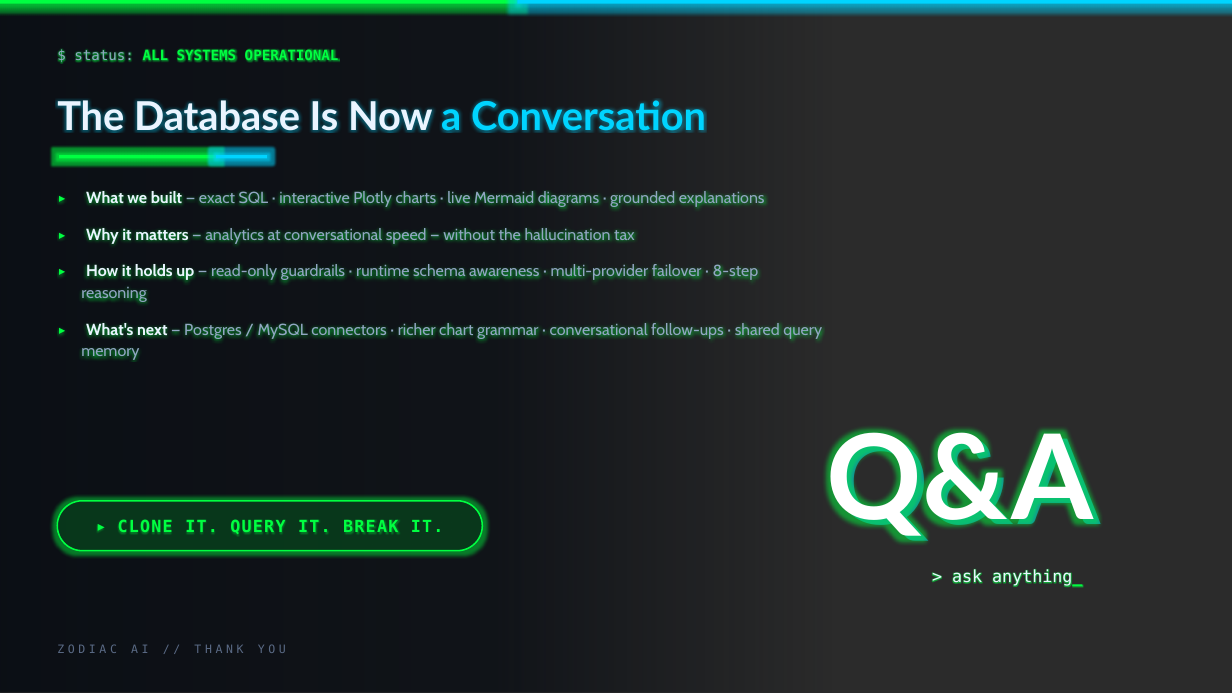
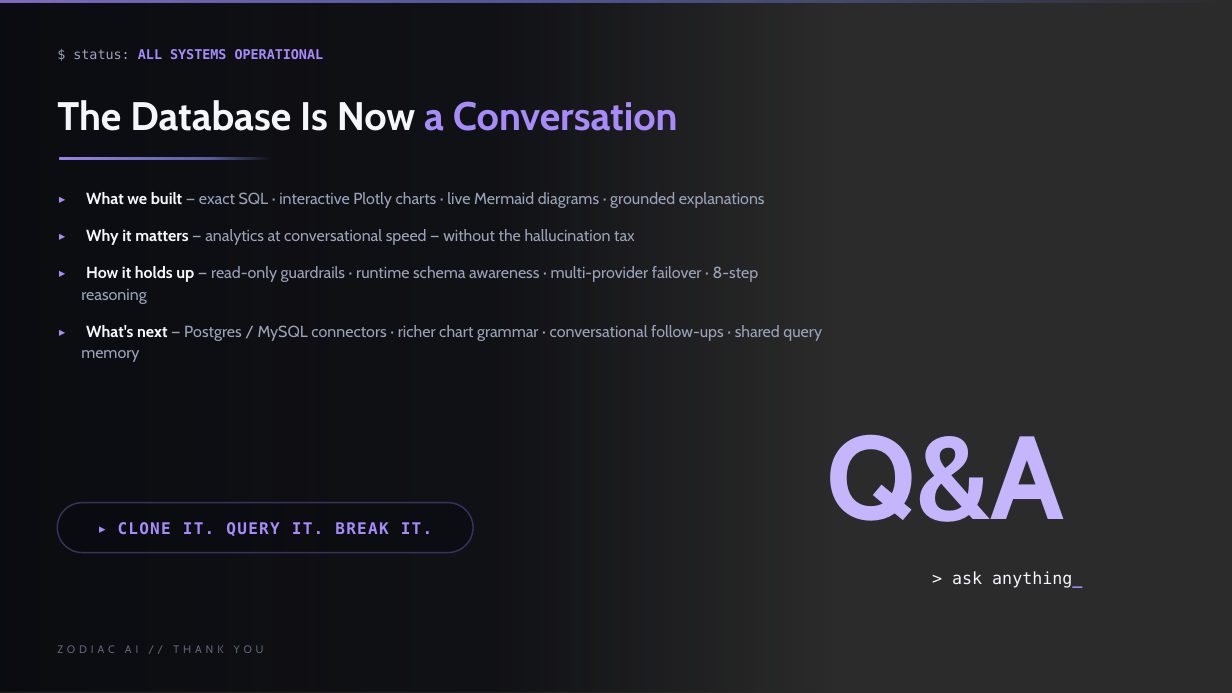
Before and after one commit to sachin20072909/Arduino-learning-journey.., a slide deck: slide 11 of Zodiac_AI_Pitch_Deck.pptx. Drawn at 1232x693 pixels with LibreOffice and Linux fonts; fonts in the diff are those of the drawing; background and template pictures are left out; a plain dark background stands for a picture behind light text. Boxes give left, top, right and bottom in pixels: in the first picture for what was removed or moved away, otherwise in the second. Text is boxed around its words. In the diff, an @@ line names an element or a change of style, - is before the commit and + after.

Commit message:
Re-theme deck: Midnight Aurora (Linear/Vercel-grade) — violet-indigo palette, gradient display text, hairline rules, refined restraint

```diff
--- a/Zodiac_AI_Pitch_Deck.pptx
+++ b/Zodiac_AI_Pitch_Deck.pptx
@@ rectangle at (x1=0, y1=0, x2=832, y2=693): fill gradient #0A0E14 to gradient #0A0B10 @@
@@ rectangle resized from (x1=0, y1=0, x2=518, y2=4) to (x1=0, y1=0, x2=1232, y2=3) @@
@@ rectangle at (x1=0, y1=0, x2=1232, y2=3): fill #00FF41 to gradient #A78BFA to #818CF8 @@
@@ rectangle removed at (x1=518, y1=0, x2=1232, y2=4) @@
@@ text "$ status: ALL SYSTEMS OPERATIONAL" at (x1=73, y1=49, x2=324, y2=59): size 11 to 10.5 pt; text colour #93A6C4 to #9AA3B8 in "$ status:"; text colour #00FF41 to #A78BFA in "ALL SYSTEMS OPERATIONAL" @@
@@ text "The Database Is Now a ..." at (x1=57, y1=100, x2=678, y2=131): font Lato to Cabin; text colour #EAF4FF to #F4F6FB in "The Database Is Now"; text colour #00D4FF to #A78BFA in "a Conversation" @@
@@ rectangle at (x1=59, y1=157, x2=272, y2=160): fill #00FF41 to gradient #A78BFA to #818CF8 @@
@@ rectangle resized from (x1=59, y1=155, x2=216, y2=158) to (x1=59, y1=157, x2=272, y2=160) @@
@@ rectangle removed at (x1=216, y1=155, x2=267, y2=158) @@
@@ text "▸ What we built — ..." at (x1=81, y1=192, x2=822, y2=362): text colour #00FF41 to #A78BFA in "▸", "▸", "▸", "▸"; text colour #EAF4FF to #F4F6FB in "What we built", "Why it matters", "How it holds up", "What's next"; text colour #93A6C4 to #9AA3B8 in "— exact SQL · interactive Plotly charts ...", "— analytics at conversational speed — without ...", "— read-only guardrails · runtime schema awareness ...", "— Postgres / MySQL connectors · richer ..." @@
@@ text "Q&A" at (x1=827, y1=434, x2=1065, y2=522): font Lato to Cabin, text colour #FFFFFF to gradient #FFFFFF to #C4B5FD to #818CF8 @@
@@ text removed at (x1=827, y1=417, x2=1094, y2=541) @@
-Q&A
@@ text "▸ CLONE IT. QUERY IT. ..." at (x1=118, y1=522, x2=432, y2=536): size 14 to 13 pt in "▸"; size 13 to 12.5 pt, text colour #00FF41 to #A78BFA @@
@@ rounded rectangle resized from (x1=57, y1=501, x2=482, y2=551) to (x1=57, y1=503, x2=473, y2=553) @@
@@ rounded rectangle at (x1=57, y1=503, x2=473, y2=553): fill #0A0E14 at 62% opacity to #0A0B10 at 60% opacity; outline #00FF41 1.2 pt to #3B3160 1.1 pt @@
@@ text "> ask anything_" at (x1=952, y1=571, x2=1082, y2=588): text colour #EAF4FF to #F4F6FB; text colour #00FF41 to #A78BFA in "anything_" @@
@@ text "ZODIAC AI // THANK YOU" at (x1=57, y1=645, x2=264, y2=653): size 9 to 8.5 pt, font DejaVu Sans Mono to Cabin, text colour #5A6A85 to #5D6578, letter spacing 2.8 to 3 pt @@
```
Also in this commit, not shown: 10 other slides changed, 12 other files.
